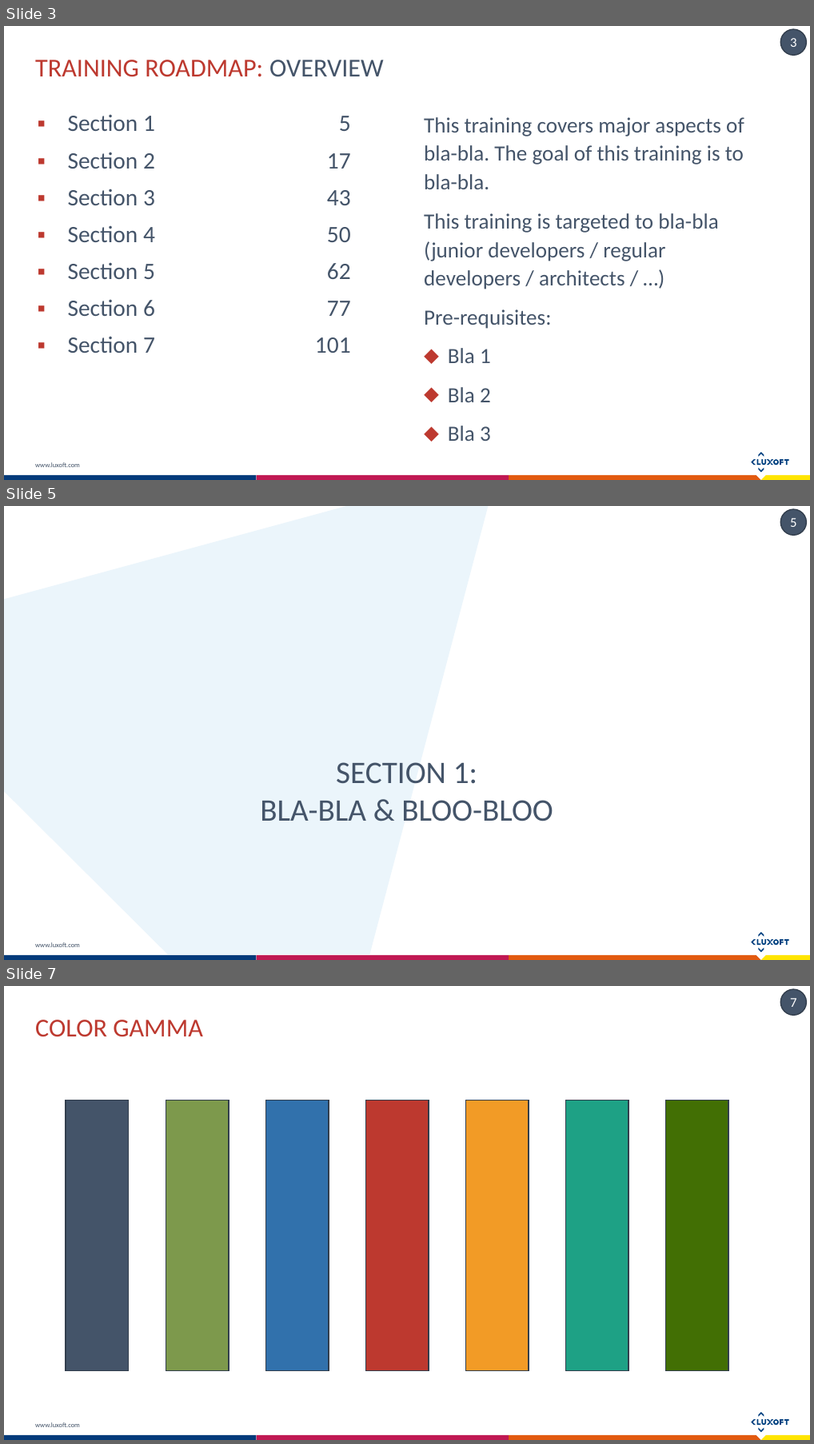
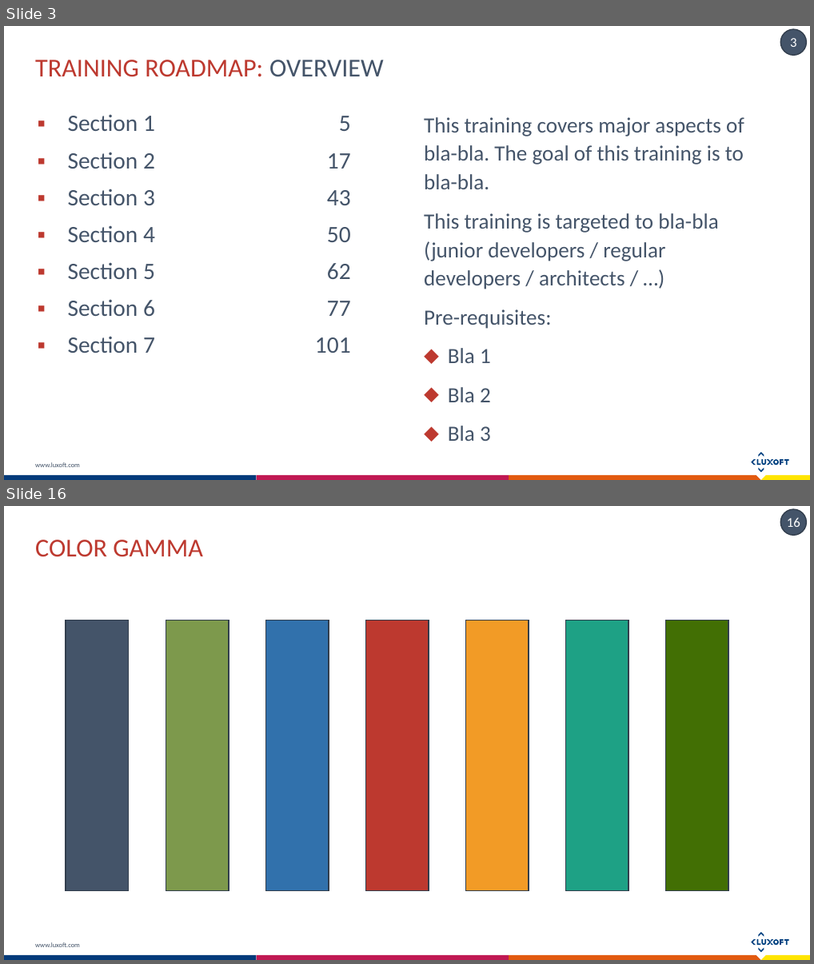
Before and after one commit to exiton3/Unit-tests-Best-Practices-Samples, a slide deck: Docs/Unit testing Bests practices.pptx. Shown one above the other, each under a label of ours: slides 3, 5 and 7 before the commit, slides 3 and 16 after it; the slides between them are not shown. The pictures are 814x1444 and 814x964 pixels, drawn with LibreOffice and Linux fonts; fonts in the diff are those of the drawing. Boxes give left, top, right and bottom in pixels: in the first picture for what was removed or moved away, otherwise in the second. Text is boxed around its words. In the diff, an @@ line names an element or a change of style, - is before the commit and + after.

```diff
--- a/Docs/Unit testing Bests practices.pptx
+++ b/Docs/Unit testing Bests practices.pptx
@@ slide 5 removed at box(4, 506, 810, 960), background #FFFFFF; not listed: 18 template elements that a slide beside it also shows @@
@@ freeform shape removed at box(4, 506, 489, 954) @@
@@ title removed at box(260, 762, 554, 821) @@
-SECTION 1:
-BLA-BLA & BLOO-BLOO
@@ what was slide 7 is now slide 16 @@
@@ page number at box(787, 517, 801, 527): text changed @@
-7
+16
```
Also in this commit, not shown: 13 slides added, 3 other slides removed.
